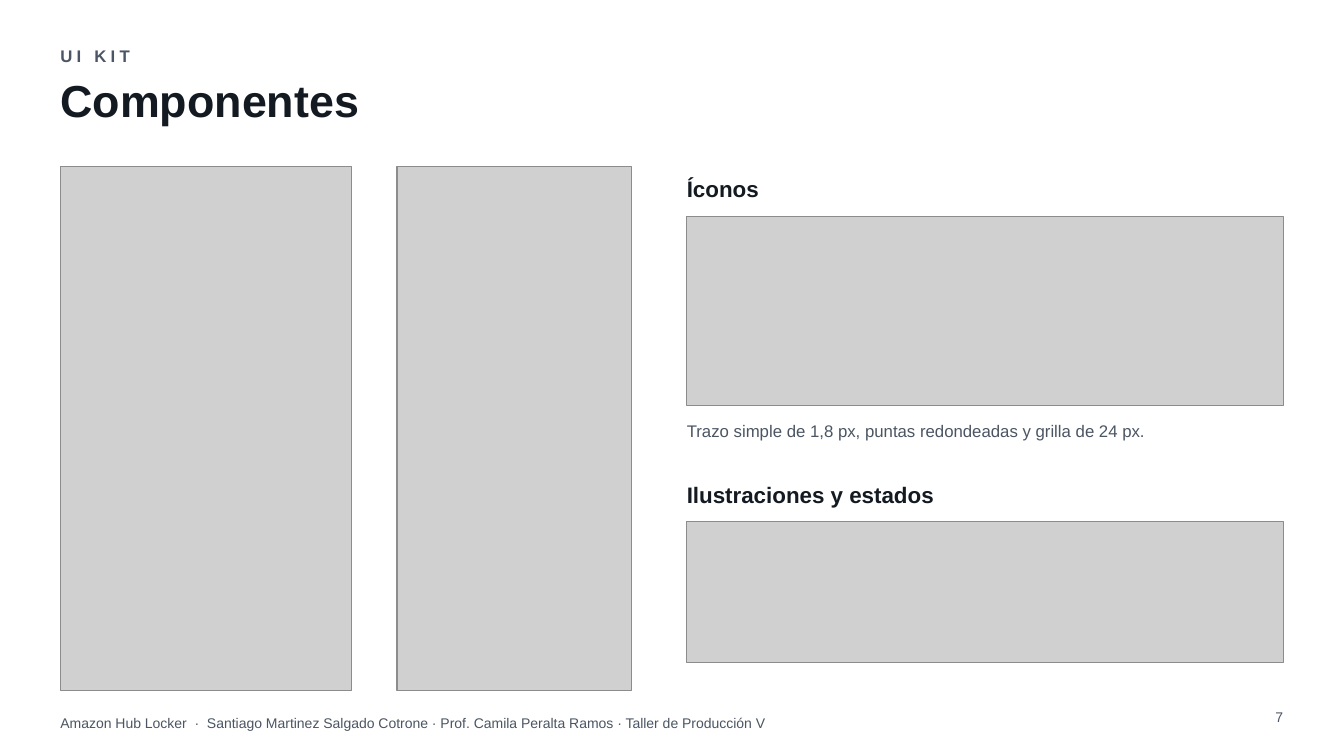
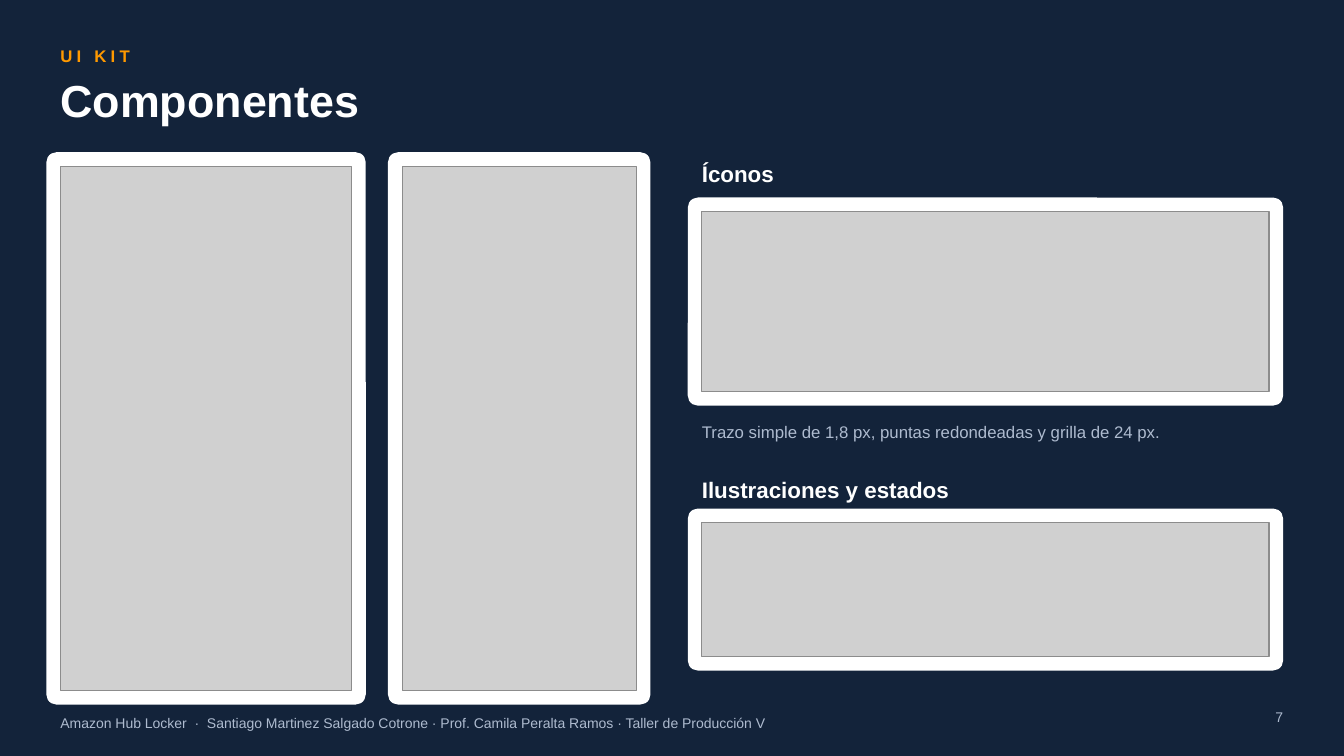
Before and after one commit to ramasalgado/Amazon-Proyecto, a slide deck: slide 7 of presentacion/Amazon-Hub-Locker-presentacion.pptx. Drawn at 1344x756 pixels with LibreOffice and Linux fonts; fonts in the diff are those of the drawing; grey boxes stand for pictures; background and template pictures are left out. Boxes give left, top, right and bottom in pixels: in the first picture for what was removed or moved away, otherwise in the second. Text is boxed around its words. In the diff, an @@ line names an element or a change of style, - is before the commit and + after.

```diff
--- a/presentacion/Amazon-Hub-Locker-presentacion.pptx
+++ b/presentacion/Amazon-Hub-Locker-presentacion.pptx
@@ background #FFFFFF to #13233A @@
@@ text "UI KIT" at bbox=[60, 50, 129, 62]: text colour #4B5563 to #FF9900 @@
@@ rounded rectangle added at bbox=[46, 152, 366, 705], fill #FFFFFF @@
@@ rounded rectangle added at bbox=[388, 152, 650, 705], fill #FFFFFF @@
@@ picture: place and size @@
-picture at bbox=[397, 166, 631, 691]
+picture at bbox=[402, 166, 636, 691]
@@ text colour #131A22 to #FFFFFF in 3 elements at bbox=[60, 85, 359, 126], bbox=[702, 481, 948, 503], bbox=[702, 165, 774, 183] @@
@@ text "Íconos": place and size @@
-text "Íconos" at bbox=[687, 180, 759, 198]
+text "Íconos" at bbox=[702, 165, 774, 183]
@@ rounded rectangle added at bbox=[688, 198, 1284, 405], fill #FFFFFF @@
@@ picture: place and size @@
-picture at bbox=[687, 217, 1284, 406]
+picture at bbox=[702, 212, 1269, 391]
@@ text colour #4B5563 to #AEBBCF in 3 elements at bbox=[60, 717, 765, 731], bbox=[1275, 712, 1283, 722], bbox=[702, 426, 1159, 442] @@
@@ text "Trazo simple de 1,8 px, ...": place and size @@
-text "Trazo simple de 1,8 px, ..." at bbox=[687, 425, 1144, 441]
+text "Trazo simple de 1,8 px, ..." at bbox=[702, 426, 1159, 442]
@@ text "Ilustraciones y estados": place and size @@
-text "Ilustraciones y estados" at bbox=[687, 486, 933, 508]
+text "Ilustraciones y estados" at bbox=[702, 481, 948, 503]
@@ rounded rectangle added at bbox=[688, 508, 1284, 670], fill #FFFFFF @@
@@ picture: place and size @@
-picture at bbox=[687, 522, 1284, 663]
+picture at bbox=[702, 522, 1269, 656]
```
Also in this commit, not shown: 12 other slides changed, 1 other file.
